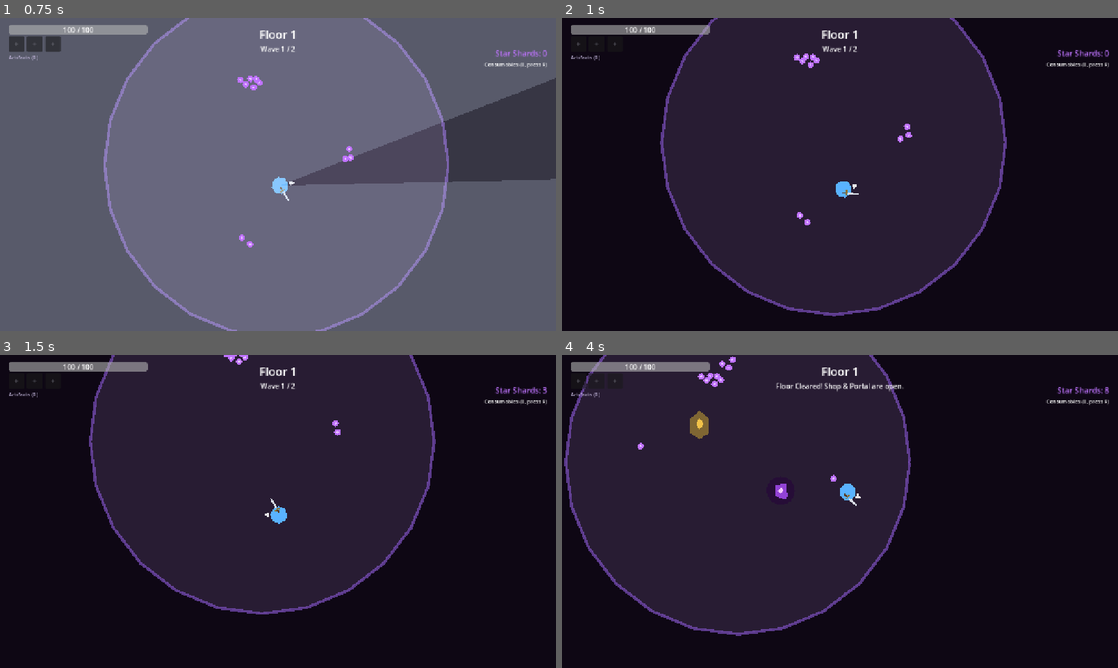
Above: before the commit, frames 1-4 (two rows, left to right).
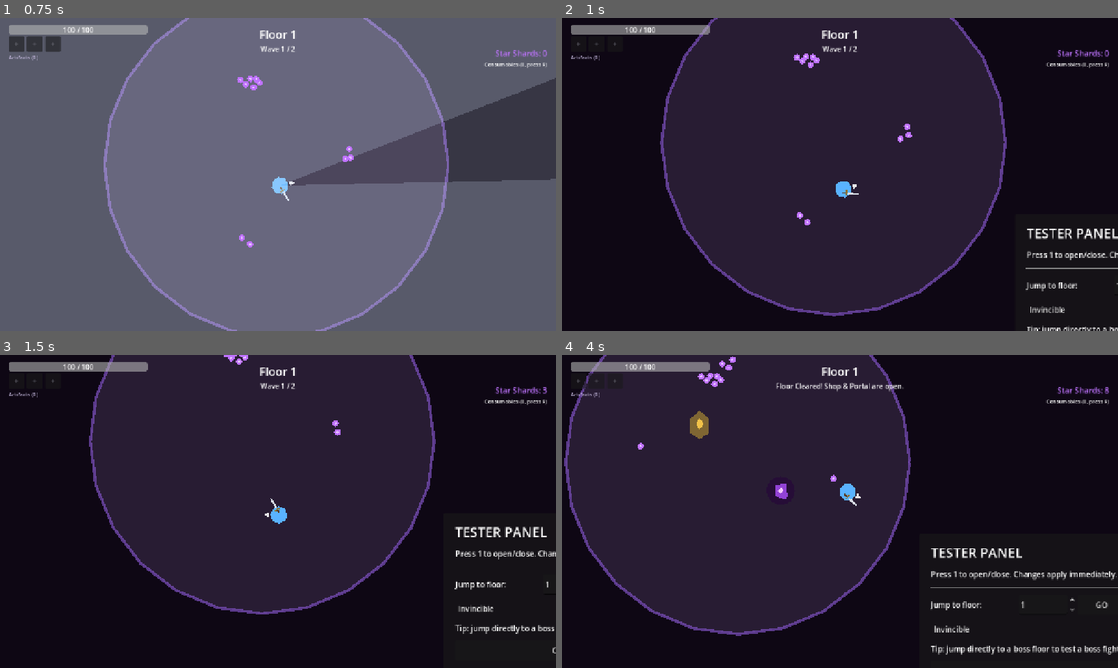
Above: after the commit, the same moments.

Repository: tommarziali-jpg/game_cloude_3.0
Game: Godot game, scene res://scenes/tower/Tower.tscn
Two runs of this game, one before a commit and one after it. Both use one fixed random seed, a clock stepped at 60 frames per second and the inputs below. This scene is started directly instead of the project's main scene.
Inputs (mouse positions are in pixels of both pictures, inside the frame that each line leads up to):
- Up to frame 1 (0.75 s): tap R (use_consumable) at 0.5 s; move the mouse to (400, 158) at 0.52 s; hold D (move_right) from 0.53 s (still down); tap F (interact) at 0.6 s; click (400, 158) at 0.67 s
- Up to frame 2 (1 s): keep holding D (move_right); tap 1 at 0.8 s
- Up to frame 3 (1.5 s): release D (move_right) at 1.25 s; tap R (use_consumable) at 1.25 s; drag from (166, 527) to (305, 489) at 1.27 s
- Up to frame 4 (4 s): tap R (use_consumable) at 2, 2.75, 3.5 s; move the mouse to (895, 442) at 2.02 s; hold D (move_right) 2.03-2.75 s; click (895, 442) at 2.1 s; tap 1 at 2.3, 3.8 s; drag from (812, 574) to (817, 436) at 2.77 s; move the mouse to (1006, 558) at 3.52 s; hold A (move_left) from 3.53 s (still down); tap Space (dash) at 3.6 s

Frame 1 is identical in both runs. In frame 2, 1.0% of the frame differs, in the area x 83-100%, y 67-100%; in frame 3, 1.1%; in frame 4, 1.7%, in the area x 66-100%, y 61-96%.

Commit message:
Add tester panel for floor jumps and invincibility

Diff:
--- a/scenes/tower/Tower.gd
+++ b/scenes/tower/Tower.gd
@@ -19,9 +19,13 @@
 var current_wave_enemies: Array = []
 var current_boss: Node = null
 var waiting_for_wave_clear: bool = false
+var tester_panel: PanelContainer = null
+var tester_floor_spinbox: SpinBox = null
+var tester_invincible_toggle: CheckButton = null
 
 func _ready() -> void:
 	arena_center = ground.position
+	_create_tester_panel()
 	_spawn_player()
 	GameManager.on_floor_entered()
 	PlayerStats.refresh_floor_shield()
@@ -29,6 +33,122 @@
 
 func _process(_delta: float) -> void:
 	_clamp_player_to_arena()
+
+func _unhandled_input(event: InputEvent) -> void:
+	if event is InputEventKey and event.pressed and not event.echo and event.physical_keycode == KEY_1:
+		_toggle_tester_panel()
+		get_viewport().set_input_as_handled()
+
+func _toggle_tester_panel() -> void:
+	if tester_panel == null:
+		return
+	tester_panel.visible = not tester_panel.visible
+	if tester_panel.visible and tester_floor_spinbox != null:
+		tester_floor_spinbox.value = GameManager.current_floor
+
+func _create_tester_panel() -> void:
+	tester_panel = PanelContainer.new()
+	tester_panel.name = "TesterPanel"
+	tester_panel.visible = false
+	tester_panel.position = Vector2(380, 150)
+	tester_panel.custom_minimum_size = Vector2(520, 360)
+	tester_panel.z_index = 100
+	add_child(tester_panel)
+
+	var margin := MarginContainer.new()
+	margin.add_theme_constant_override("margin_left", 24)
+	margin.add_theme_constant_override("margin_top", 20)
+	margin.add_theme_constant_override("margin_right", 24)
+	margin.add_theme_constant_override("margin_bottom", 20)
+	tester_panel.add_child(margin)
+
+	var box := VBoxContainer.new()
+	box.add_theme_constant_override("separation", 14)
+	margin.add_child(box)
+
+	var title := Label.new()
+	title.text = "TESTER PANEL"
+	title.add_theme_font_size_override("font_size", 28)
+	box.add_child(title)
+
+	var hint := Label.new()
+	hint.text = "Press 1 to open/close. Changes apply immediately."
+	box.add_child(hint)
+
+	var separator := HSeparator.new()
+	box.add_child(separator)
+
+	var floor_row := HBoxContainer.new()
+	var floor_label := Label.new()
+	floor_label.text = "Jump to floor:"
+	floor_label.custom_minimum_size = Vector2(180, 0)
+	floor_row.add_child(floor_label)
+
+	tester_floor_spinbox = SpinBox.new()
+	tester_floor_spinbox.min_value = 1
+	tester_floor_spinbox.max_value = 9999
+	tester_floor_spinbox.step = 1
+	tester_floor_spinbox.value = 1
+	tester_floor_spinbox.custom_minimum_size = Vector2(120, 42)
+	tester_floor_spinbox.tooltip_text = "Enter any floor from 1 to 9999."
+	floor_row.add_child(tester_floor_spinbox)
+
+	var jump_button := Button.new()
+	jump_button.text = "GO"
+	jump_button.custom_minimum_size = Vector2(100, 42)
+	jump_button.pressed.connect(_tester_jump_to_selected_floor)
+	floor_row.add_child(jump_button)
+	box.add_child(floor_row)
+
+	tester_invincible_toggle = CheckButton.new()
+	tester_invincible_toggle.text = "Invincible"
+	tester_invincible_toggle.tooltip_text = "Prevents all player damage while enabled."
+	tester_invincible_toggle.toggled.connect(_tester_set_invincible)
+	box.add_child(tester_invincible_toggle)
+
+	var boss_hint := Label.new()
+	boss_hint.text = "Tip: jump directly to a boss floor to test a boss fight."
+	boss_hint.autowrap_mode = TextServer.AUTOWRAP_WORD_SMART
+	box.add_child(boss_hint)
+
+	var close_button := Button.new()
+	close_button.text = "Close (1)"
+	close_button.custom_minimum_size = Vector2(0, 42)
+	close_button.pressed.connect(_toggle_tester_panel)
+	box.add_child(close_button)
+
+func _tester_set_invincible(enabled: bool) -> void:
+	PlayerStats.tester_invincible = enabled
+
+func _tester_jump_to_selected_floor() -> void:
+	if tester_floor_spinbox == null:
+		return
+	_set_tester_floor(int(tester_floor_spinbox.value))
+	tester_panel.visible = false
+
+func _set_tester_floor(target_floor: int) -> void:
+	var floor_number := clampi(target_floor, 1, 9999)
+	# Remove the current floor immediately so a boss/wave from the old floor
+	# cannot remain active after the tester jump.
+	for child in interactable_layer.get_children():
+		child.free()
+	for child in enemy_layer.get_children():
+		child.free()
+	current_wave_enemies.clear()
+	current_boss = null
+	waiting_for_wave_clear = false
+
+	GameManager.current_floor = floor_number
+	GameManager.current_wave = 0
+	GameManager.run_active = true
+	PlayerStats.current_health = PlayerStats.max_health()
+	PlayerStats.rust_defense_reduction_pct = 0.0
+	PlayerStats.rust_defense_timer = 0.0
+	PlayerStats.health_changed.emit(PlayerStats.current_health, PlayerStats.max_health())
+	GameManager.on_floor_entered()
+	PlayerStats.refresh_floor_shield()
+	_start_floor()
+
 
 func _clamp_player_to_arena() -> void:
 	if player == null or not is_instance_valid(player):
